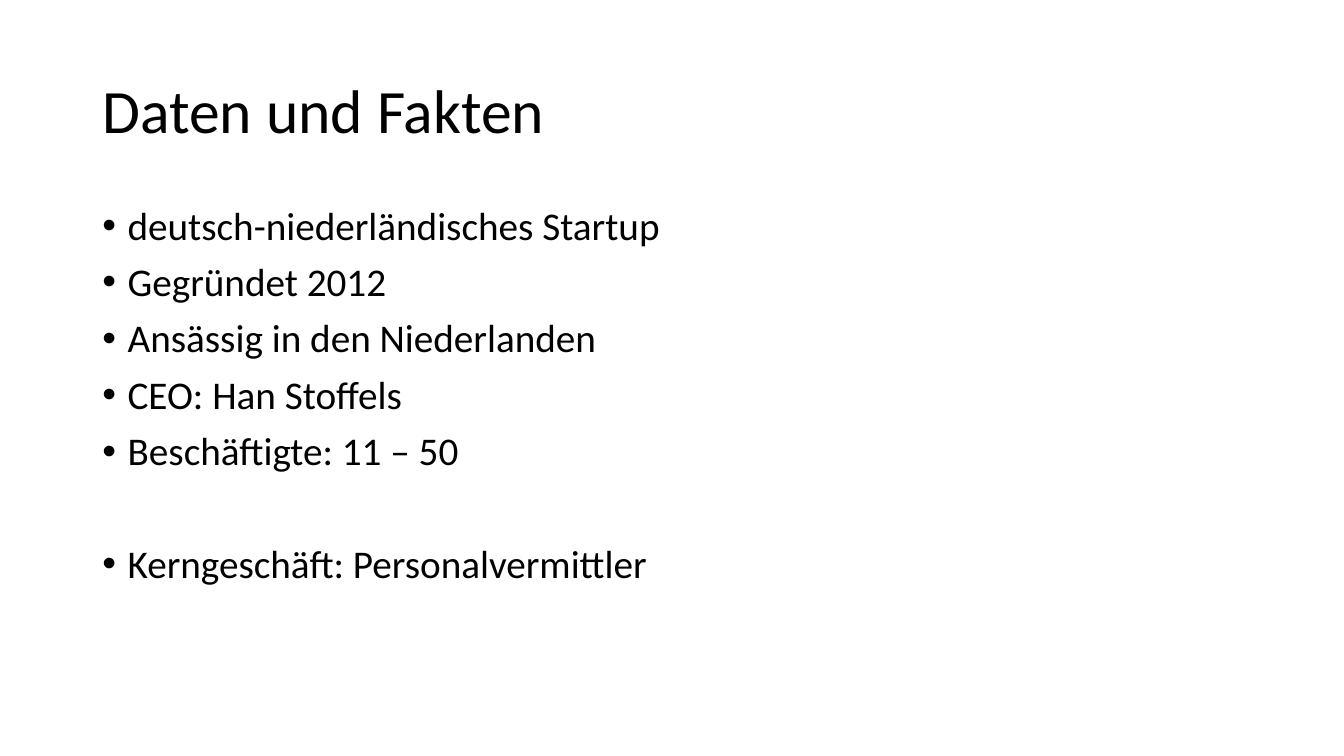
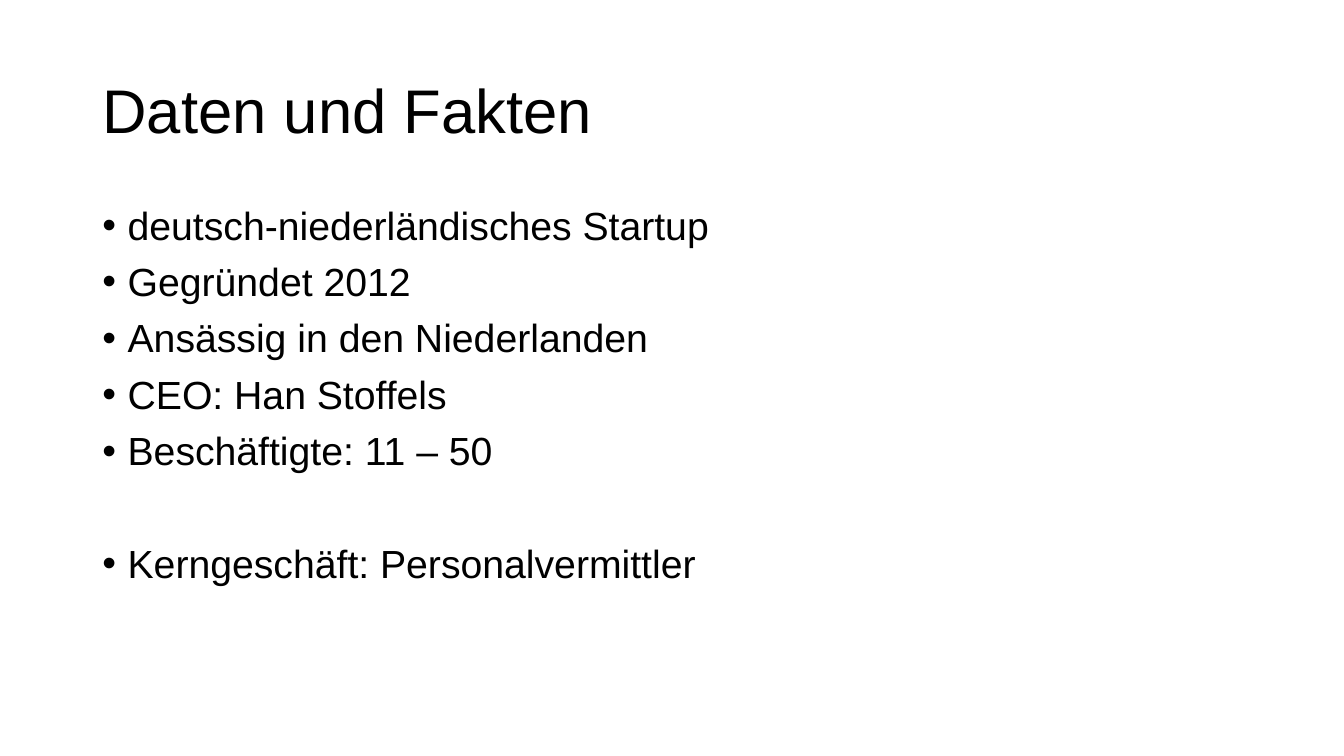
Before and after one commit to Fewa93/8vance, a slide deck: slide 3 of 8vance.pptx. Drawn at 1344x756 pixels with LibreOffice and Linux fonts; fonts in the diff are those of the drawing. Boxes give left, top, right and bottom in pixels: in the first picture for what was removed or moved away, otherwise in the second. Text is boxed around its words. In the diff, an @@ line names an element or a change of style, - is before the commit and + after.

```diff
--- a/8vance.pptx
+++ b/8vance.pptx
@@ title "Daten und Fakten" at (x1=102, y1=88, x2=592, y2=134): font Calibri to Arial @@
@@ text "deutsch-niederländisches Startup" at (x1=128, y1=211, x2=709, y2=586): font Calibri to Arial @@
```
Also in this commit, not shown: 4 other slides changed, 10 slides added, 9 other files.
